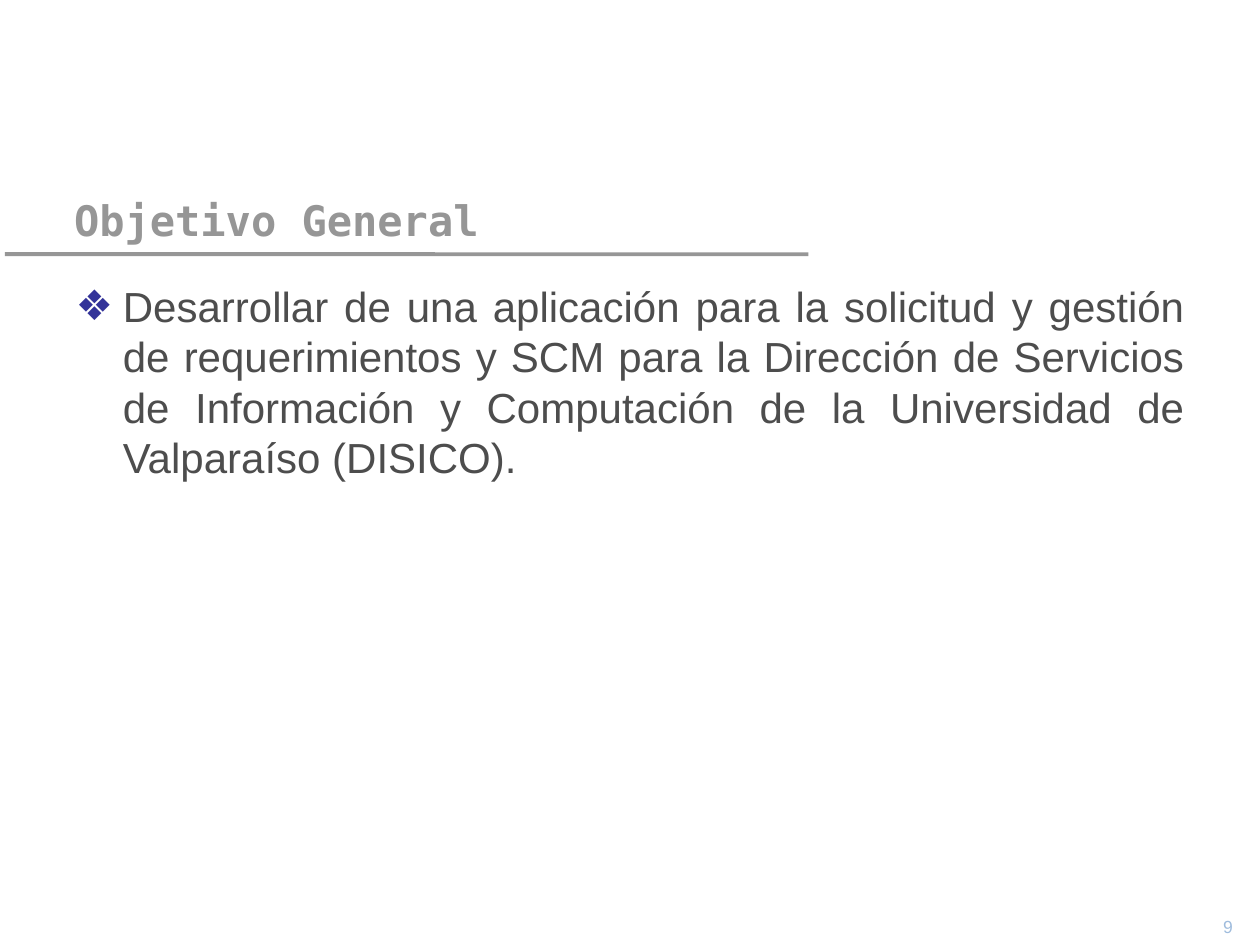
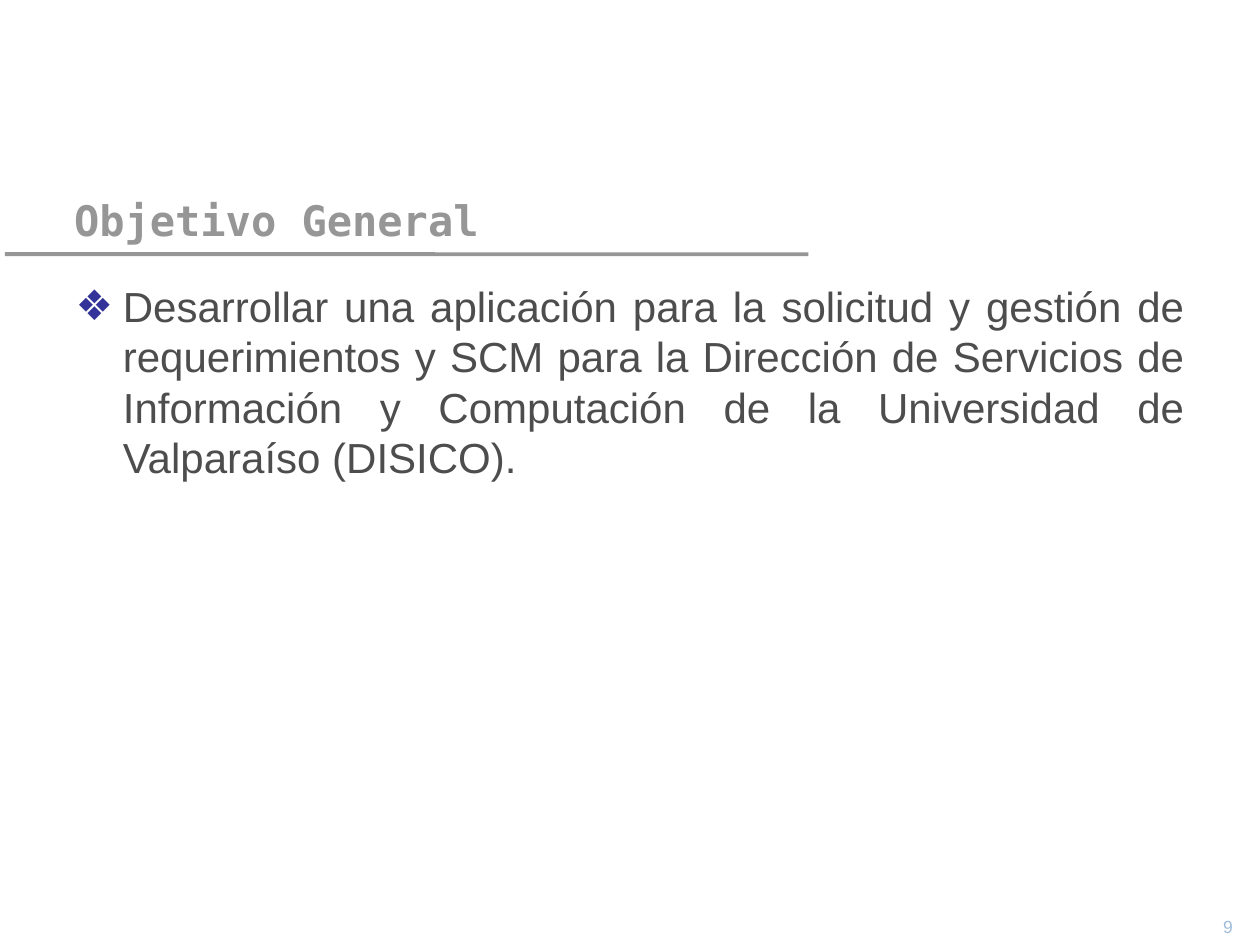
Before and after one commit to yano2h/TESIS, a slide deck: slide 9 of Informes/Propuesta en nueva Plantilla 2012/Precentacion_Propuesta_2012.ppt. Drawn at 1260x945 pixels with LibreOffice and Linux fonts; fonts in the diff are those of the drawing; background and template pictures are left out. Boxes give left, top, right and bottom in pixels: in the first picture for what was removed or moved away, otherwise in the second. Text is boxed around its words. In the diff, an @@ line names an element or a change of style, - is before the commit and + after.

```diff
--- a/Informes/Propuesta en nueva Plantilla 2012/Precentacion_Propuesta_2012.ppt
+++ b/Informes/Propuesta en nueva Plantilla 2012/Precentacion_Propuesta_2012.ppt
@@ text at box(123, 291, 1184, 482): text changed @@
-❖ Desarrollar de una aplicación para la solicitud y gestión de requerimientos y SCM para la Dirección de Servicios de Información y Computación de la Universidad de Valparaíso (DISICO).
+❖ Desarrollar una aplicación para la solicitud y gestión de requerimientos y SCM para la Dirección de Servicios de Información y Computación de la Universidad de Valparaíso (DISICO).
```
Also in this commit, not shown: 7 other slides changed, 2 other files.
